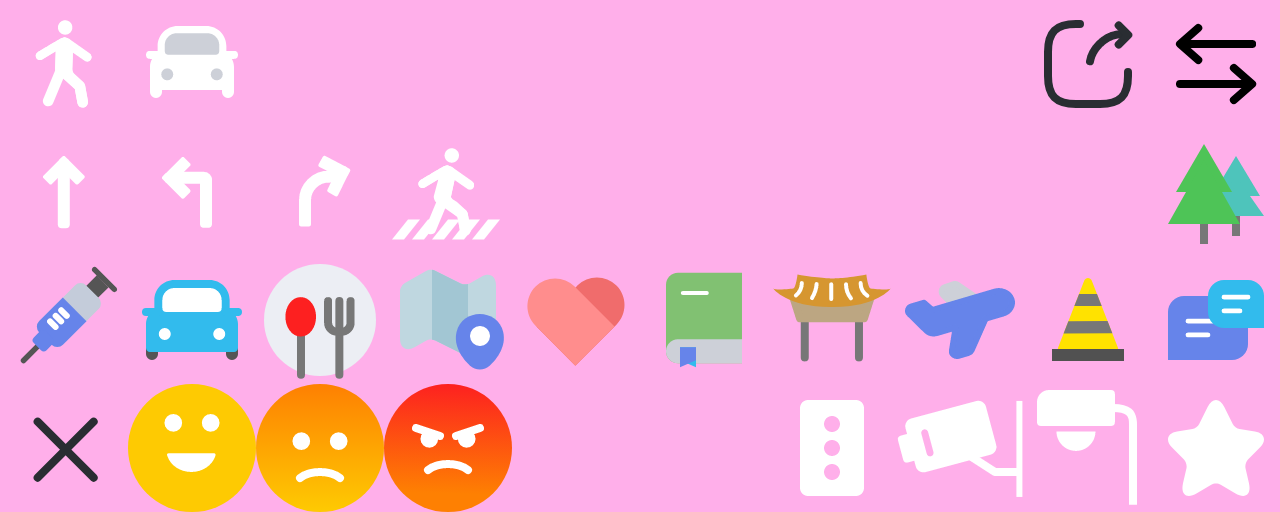
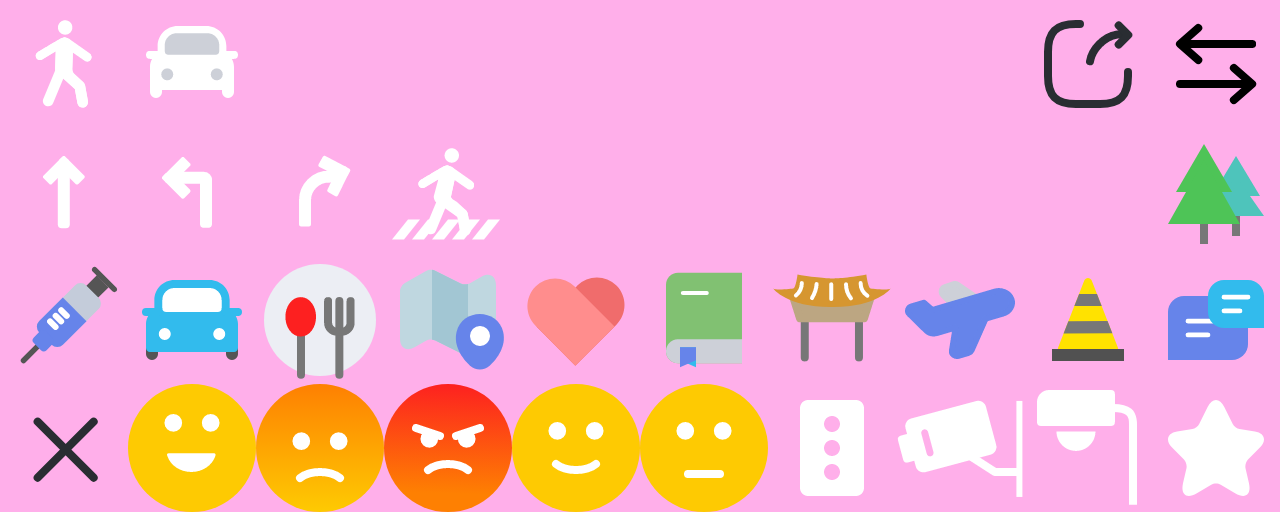
Layered file, before and after one edit (1280x512). Changes by layer:
added layer "Layer 90" in group "Group 3" over [640, 384, 768, 512]
added layer "Layer 89" in group "Group 3" over [512, 384, 640, 512]
